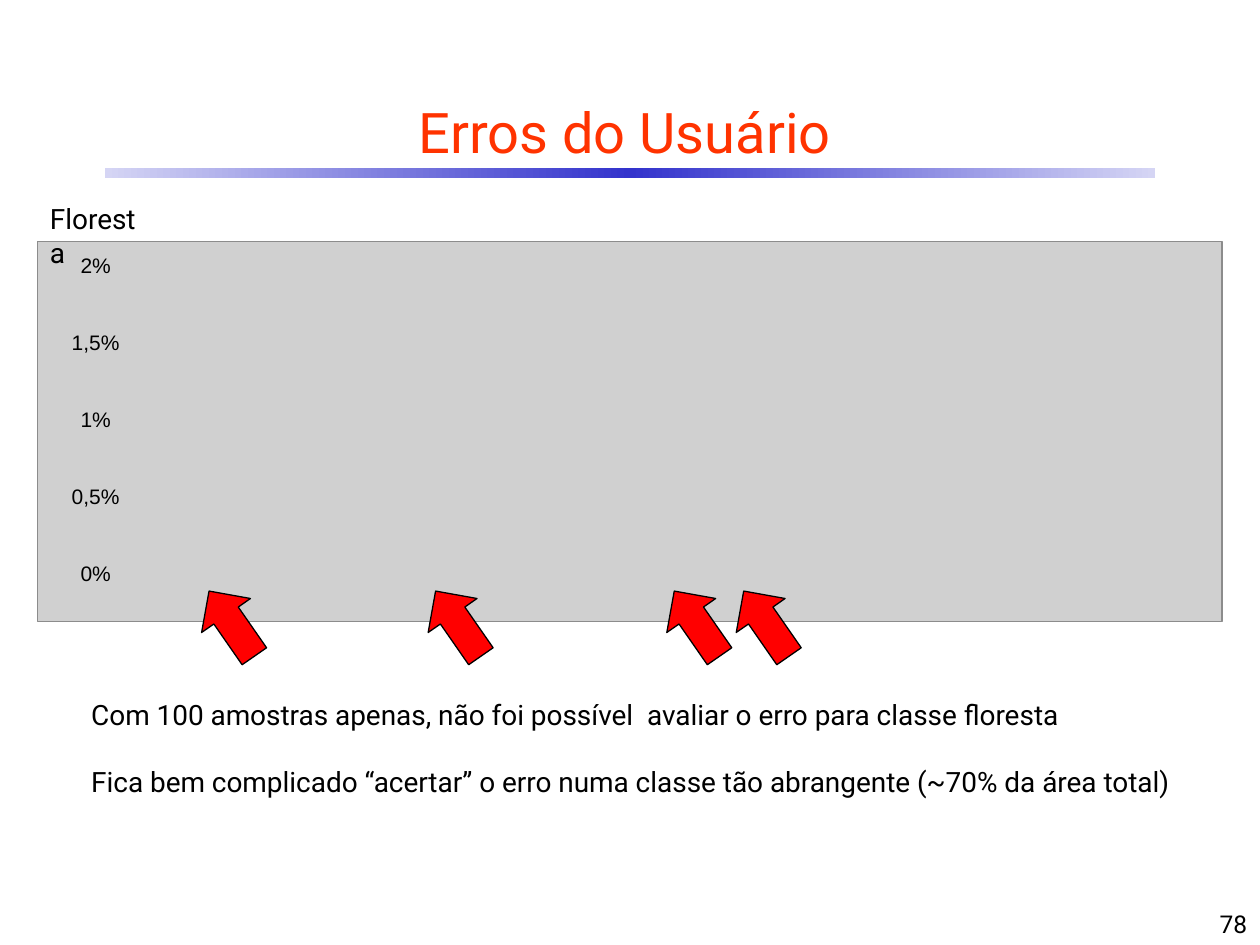
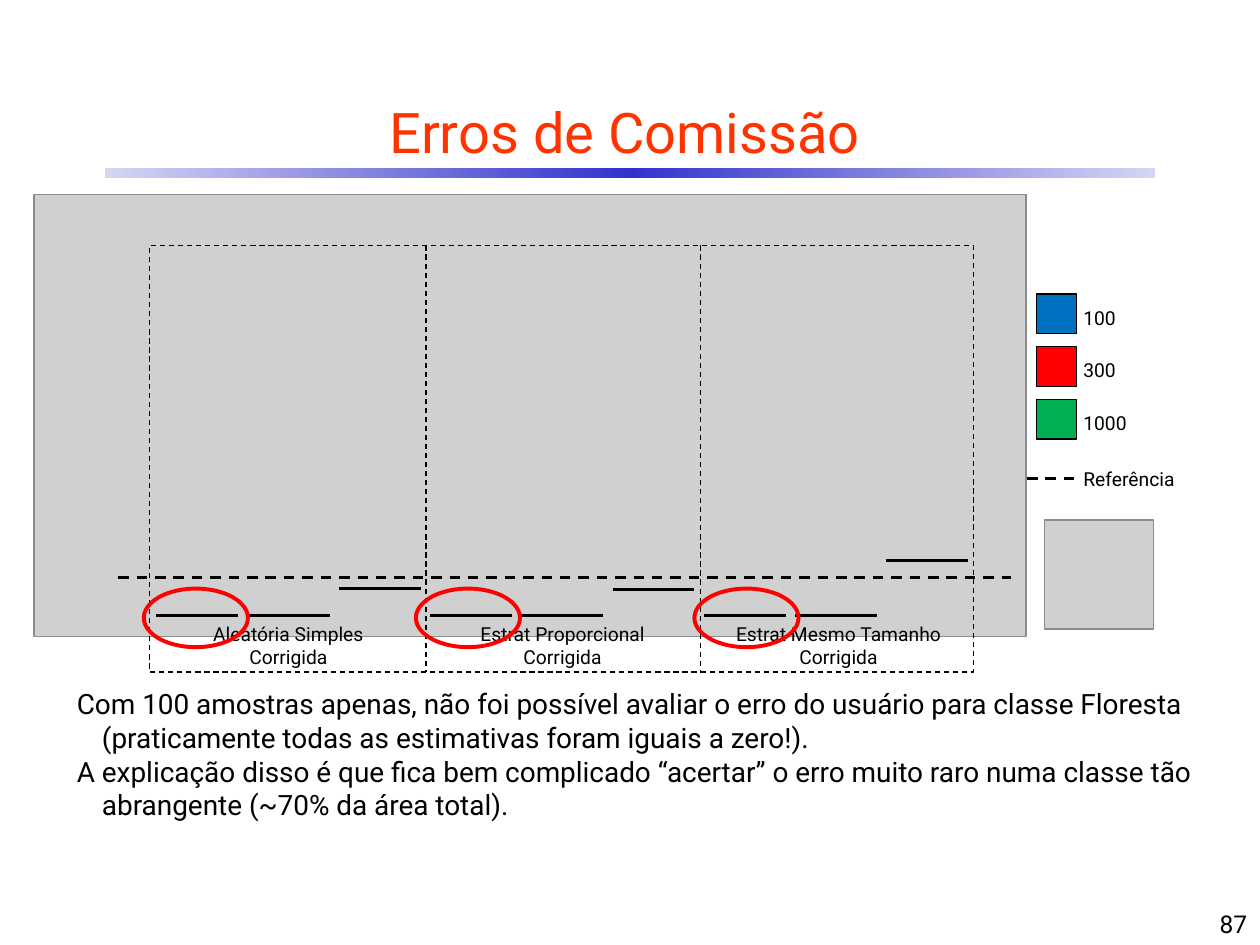
Before and after one commit to CDRenno/Estatistica, a slide deck: slide 87 of ppt/12AvalClass.pptx (slide 78 before the commit). Drawn at 1260x945 pixels with LibreOffice and Linux fonts; fonts in the diff are those of the drawing; grey boxes stand for pictures. Boxes give left, top, right and bottom in pixels: in the first picture for what was removed or moved away, otherwise in the second. Text is boxed around its words. In the diff, an @@ line names an element or a change of style, - is before the commit and + after.

```diff
--- a/ppt/12AvalClass.pptx
+++ b/ppt/12AvalClass.pptx
@@ title at <box>389,111,859,154</box>: text changed @@
-Erros do Usuário
+Erros de Comissão
@@ picture: place and size @@
-picture at <box>38,242,1222,621</box>
+picture at <box>34,195,1026,636</box>
@@ text removed at <box>38,195,161,242</box> @@
-Floresta
@@ text removed at <box>72,258,120,581</box> @@
-2%
-1,5%
-1%
-0,5%
-0%
@@ group added at <box>118,246,1174,673</box>: 13 lines, 7 texts, 4 rectangles, 1 picture @@
+Aleatória Simples
+Corrigida
+Estrat Proporcional
+Corrigida
+Estrat Mesmo Tamanho
+Corrigida
+1000
+300
+100
+Referência
@@ ellipse added at <box>144,588,248,648</box>, outline #FF0000 2.25 pt @@
@@ ellipse added at <box>416,588,520,648</box>, outline #FF0000 2.25 pt @@
@@ ellipse added at <box>694,588,799,648</box>, outline #FF0000 2.25 pt @@
@@ group removed at <box>184,574,814,673</box>: 4 right arrows @@
@@ text at <box>77,692,1191,822</box>: text changed @@
-Com 100 amostras apenas, não foi possível avaliar o erro para classe floresta
-Fica bem complicado “acertar” o erro numa classe tão abrangente (~70% da área total)
+Com 100 amostras apenas, não foi possível avaliar o erro do usuário para classe Floresta (praticamente todas as estimativas foram iguais a zero!).
+A explicação disso é que fica bem complicado “acertar” o erro muito raro numa classe tão abrangente (~70% da área total).
@@ page number at <box>1220,915,1248,934</box>: text changed @@
-78
+87
```
Also in this commit, not shown: 45 other slides changed, 18 slides added, 11 slides removed, 1 other file.
